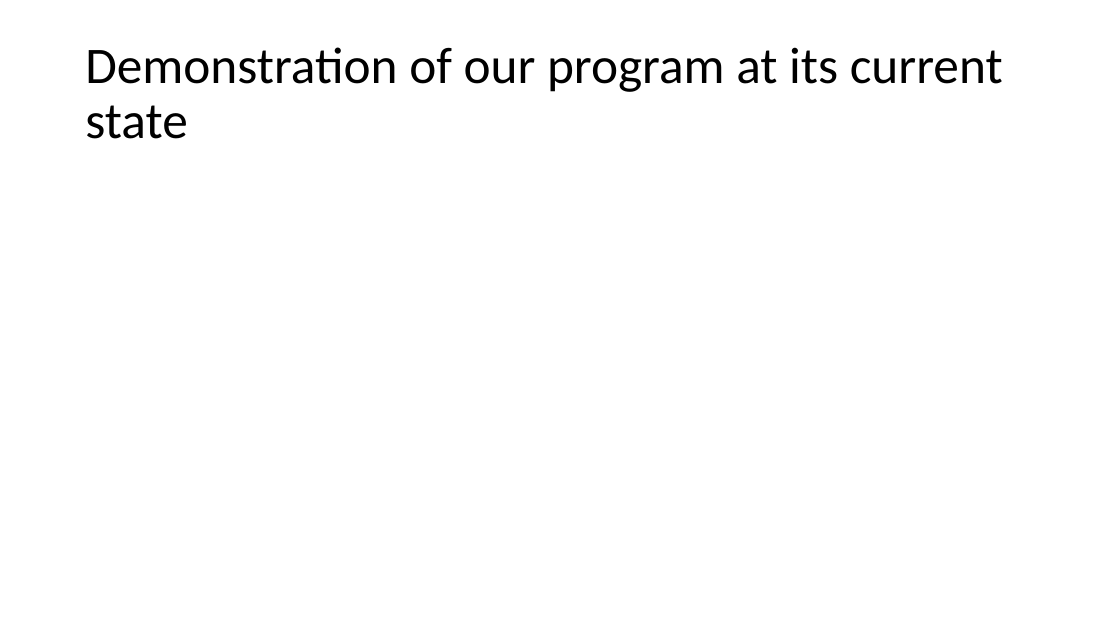
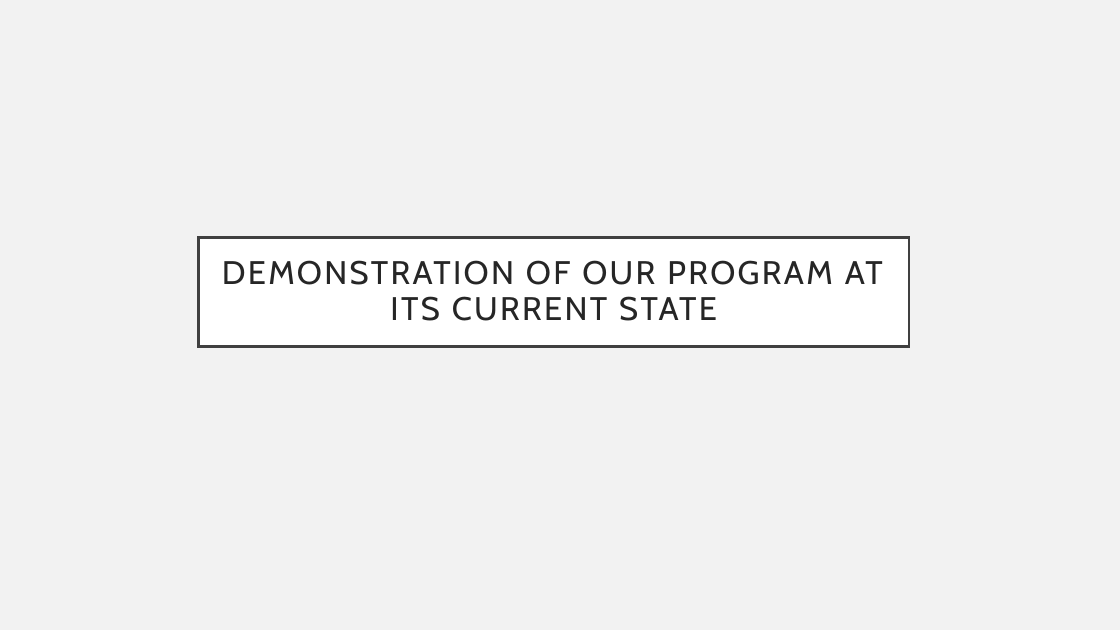
Before and after one commit to eurashin/CS498-Group8, a slide deck: slide 6 of Presentation.odp (slide 5 before the commit). Drawn at 1120x630 pixels with LibreOffice and Linux fonts; fonts in the diff are those of the drawing. Boxes give left, top, right and bottom in pixels: in the first picture for what was removed or moved away, otherwise in the second. Text is boxed around its words. In the diff, an @@ line names an element or a change of style, - is before the commit and + after.

```diff
--- a/Presentation.odp
+++ b/Presentation.odp
@@ background #FFFFFF to #F2F2F2 @@
@@ title "DEMONSTRATION OF OUR PROGRAM AT ...": place and size @@
-title "DEMONSTRATION OF OUR PROGRAM AT ..." at box(85, 47, 1003, 139)
+title "DEMONSTRATION OF OUR PROGRAM AT ..." at box(199, 238, 909, 347)
@@ title "DEMONSTRATION OF OUR PROGRAM AT ..." at box(199, 238, 909, 347): fill none to #FFFFFF; outline none to #404040 2.49 pt @@
@@ title at box(222, 260, 883, 321): text changed; size 44 to 28 pt; font Calibri to Cabin; text colour #000000 to #262626 @@
-Demonstration of our program at its current state
+DEMONSTRATION OF OUR PROGRAM AT ITS CURRENT STATE
```
Also in this commit, not shown: 4 other slides changed, 1 slide added.
